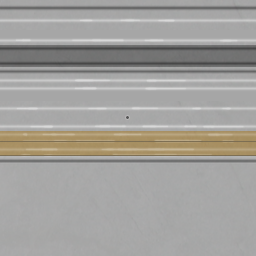
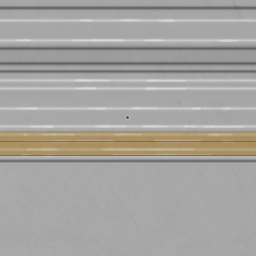
Layered file, before and after one edit (256x256). Changes by layer:
painted on "b" over [0, 45, 256, 67]
